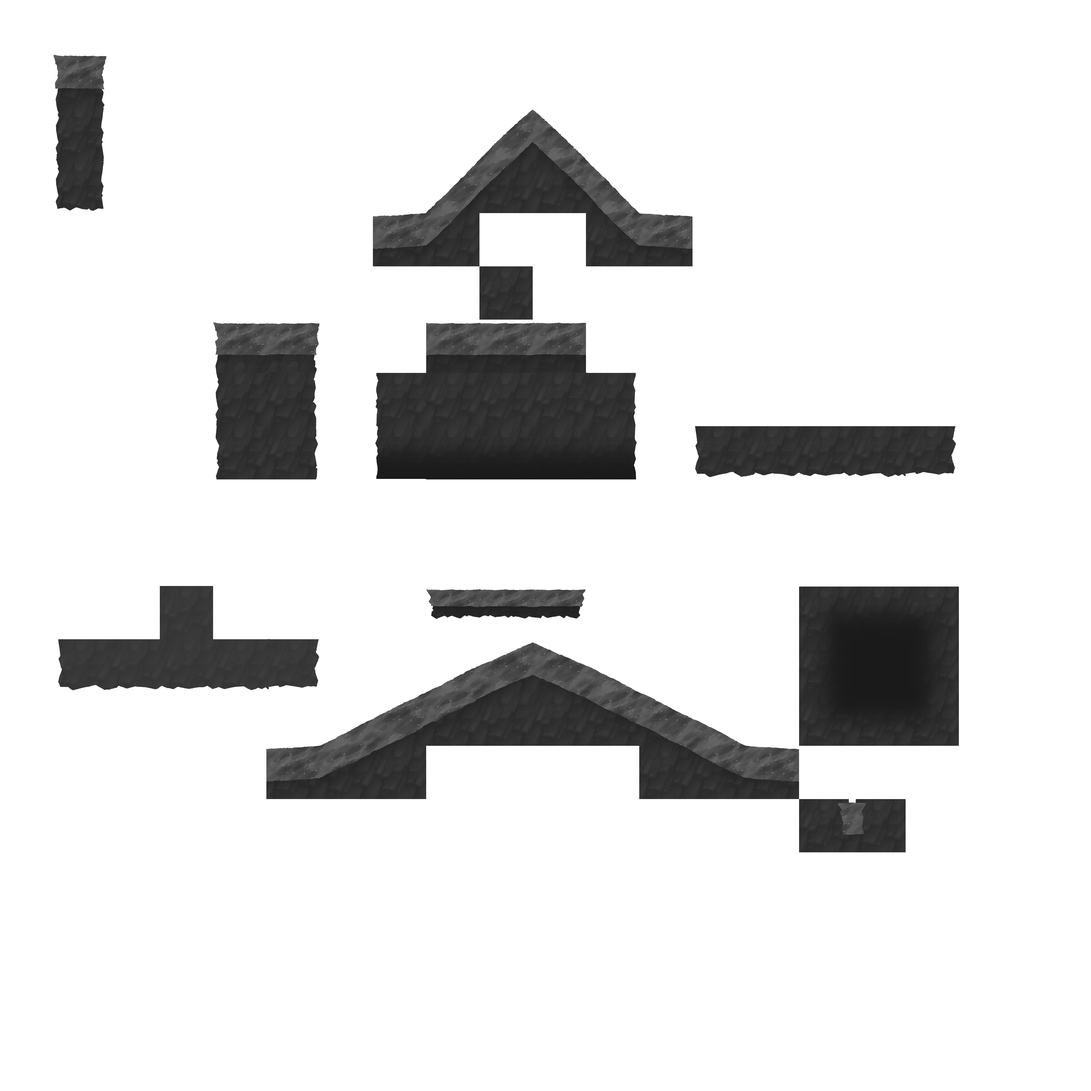
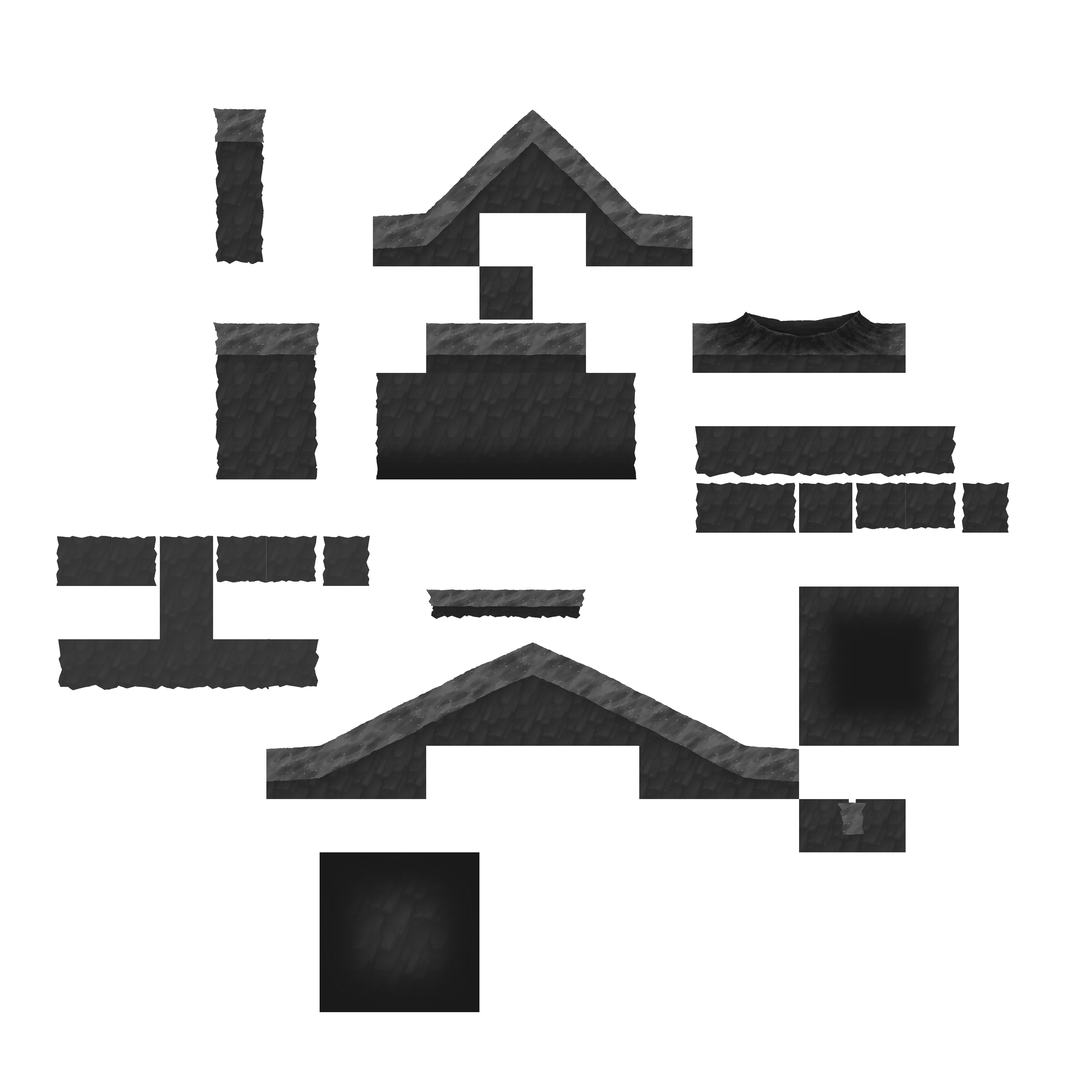
Layered file, before and after one edit (w=1091, h=1091). Changes by layer:
added layer "Layer 5" above "Layer 4" over [left=55, top=535, right=371, bottom=587]
removed layer "edge_mid_left" over [left=53, top=53, right=957, bottom=692]
added layer "Tiles" over [left=213, top=106, right=1010, bottom=1013]
